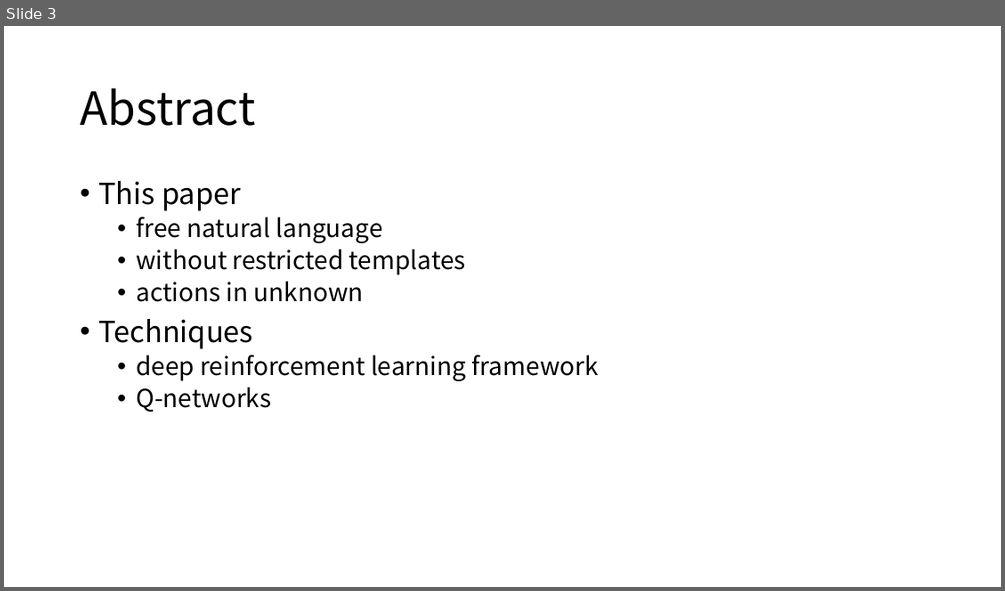
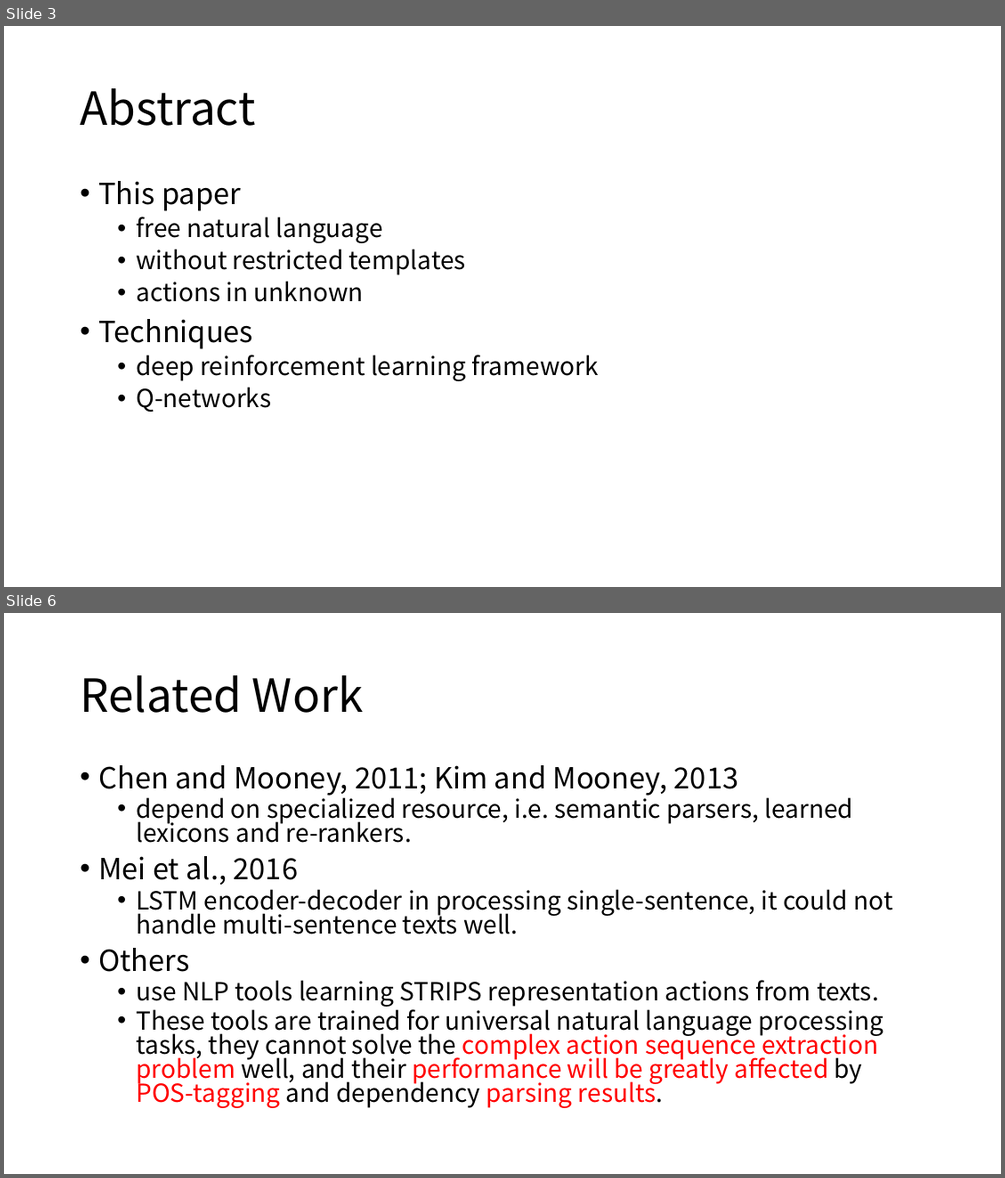
Before and after one commit to cloudspurs/klz, a slide deck: computer_science/ai/natural_language_processing/action_extract/extracting_action_sequences_from_texts_based_on_deep_reinforcement_learning.pptx. Shown one above the other, each under a label of ours: slide 3 before the commit, slides 3 and 6 after it; the slides between them are not shown. The pictures are 1005x591 and 1005x1178 pixels, drawn with LibreOffice and Linux fonts; fonts in the diff are those of the drawing. Boxes give left, top, right and bottom in pixels: in the first picture for what was removed or moved away, otherwise in the second. Text is boxed around its words. In the diff, an @@ line names an element or a change of style, - is before the commit and + after.

```diff
--- a/computer_science/ai/natural_language_processing/action_extract/extracting_action_sequences_from_texts_based_on_deep_reinforcement_learning.pptx
+++ b/computer_science/ai/natural_language_processing/action_extract/extracting_action_sequences_from_texts_based_on_deep_reinforcement_learning.pptx
@@ slide 6 added at [4,613,1001,1174], background #FFFFFF @@
@@ title added at [80,675,363,713], 44 pt, text #000000 @@
+Related Work
@@ text added at [98,765,892,1108], 24 pt, text #000000 @@
+• Chen and Mooney, 2011; Kim and Mooney, 2013
+  • depend on specialized resource, i.e. semantic parsers, learned lexicons and re-rankers.
+• Mei et al., 2016
+  • LSTM encoder-decoder in processing single-sentence, it could not handle multi-sentence texts well.
+• Others
+  • use NLP tools learning STRIPS representation actions from texts.
+  • These tools are trained for universal natural language processing tasks, they cannot solve the complex action sequence extraction problem well, and their performance will be greatly affected by POS-tagging and dependency parsing results.
```
Also in this commit, not shown: 4 other slides added, 3 slides removed, 9 other files.
